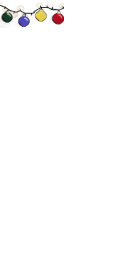
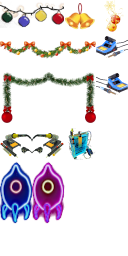
Layers edited between the first and the second 128 x 256 image:
added layer "Pasted Layer #8" above "Pasted Layer #7" over [32, 133, 64, 158]
added layer "Pasted Layer #7" above "Pasted Layer #6" over [0, 133, 32, 158]
added layer "Pasted Layer #6" above "Pasted Layer #11" over [96, 73, 128, 95]
added layer "Pasted Layer #11" above "Pasted Layer #10" over [68, 128, 96, 160]
added layer "Pasted Layer #10" above "Pasted Layer #9" over [32, 161, 65, 224]
added layer "Pasted Layer #9" above "Pasted Layer #5" over [0, 161, 33, 224]
added layer "Pasted Layer #5" above "Pasted Layer #4" over [96, 36, 128, 58]
added layer "Pasted Layer #4" above "Pasted Layer #3" over [1, 72, 96, 123]
added layer "Pasted Layer #3" above "Pasted Layer #2" over [104, 0, 124, 32]
added layer "Pasted Layer #2" above "Pasted Layer #1" over [0, 41, 96, 59]
added layer "Pasted Layer #1" above "Pasted Layer" over [64, 3, 95, 30]
